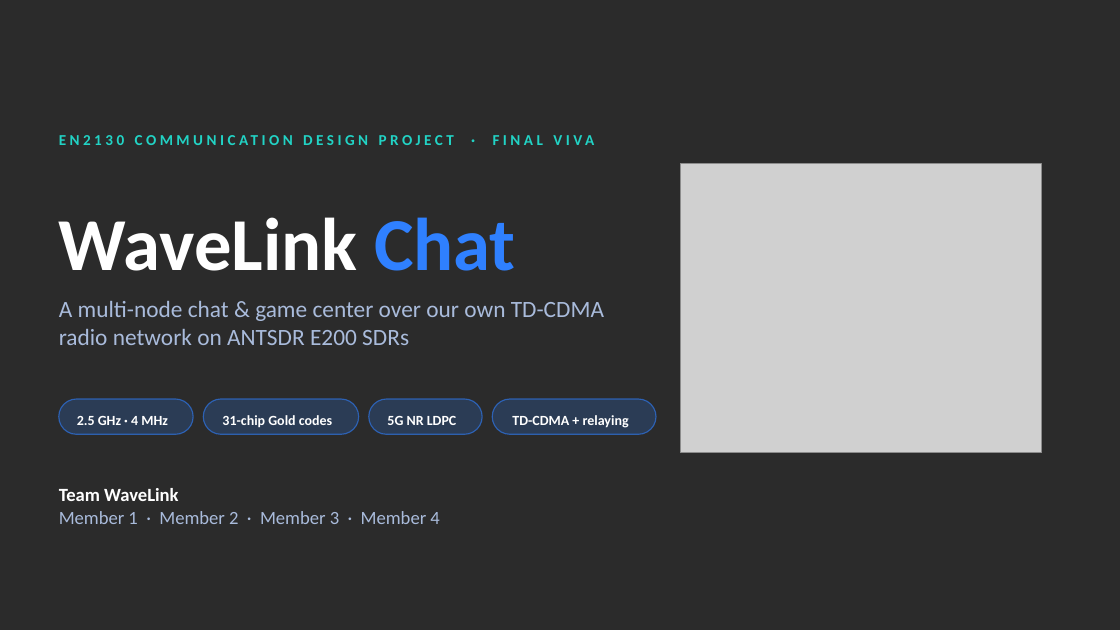
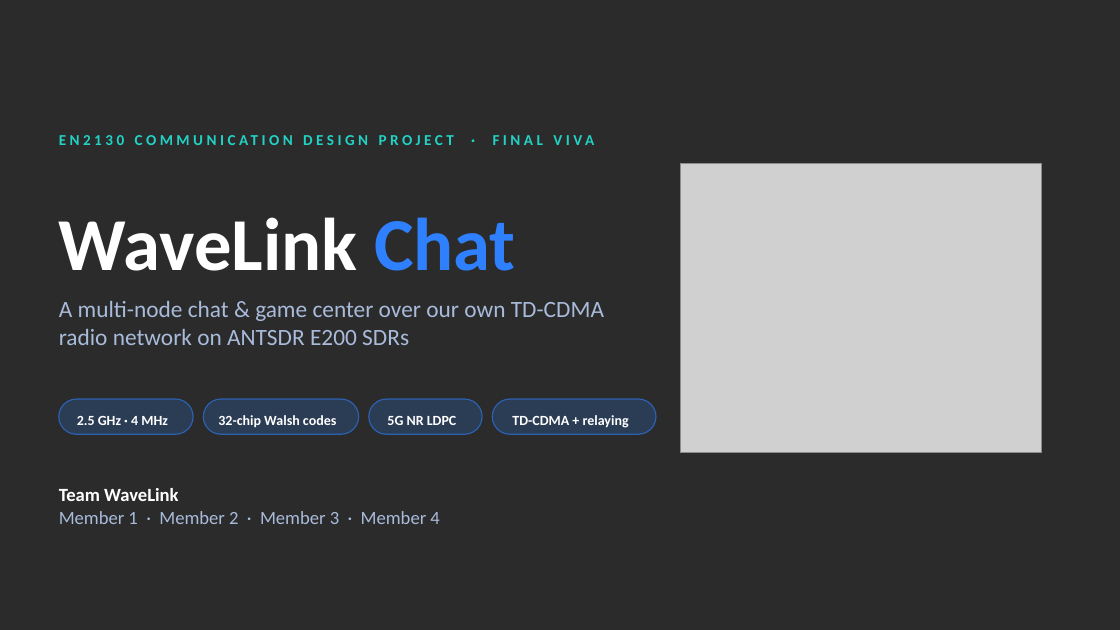
Before and after one commit to pxn-ai/WaveLink, a slide deck: slide 1 of WaveLink_App_Final/WaveLink_Chat_Final_Viva.pptx. Drawn at 1120x630 pixels with LibreOffice and Linux fonts; fonts in the diff are those of the drawing; grey boxes stand for pictures; background and template pictures are left out; a plain dark background stands for a picture behind light text. Boxes give left, top, right and bottom in pixels: in the first picture for what was removed or moved away, otherwise in the second. Text is boxed around its words. In the diff, an @@ line names an element or a change of style, - is before the commit and + after.

```diff
--- a/WaveLink_App_Final/WaveLink_Chat_Final_Viva.pptx
+++ b/WaveLink_App_Final/WaveLink_Chat_Final_Viva.pptx
@@ text in rounded rectangle at (x1=218, y1=415, x2=336, y2=428): text changed @@
-31-chip Gold codes
+32-chip Walsh codes
```
Also in this commit, not shown: 22 other slides changed, 6 other files.
